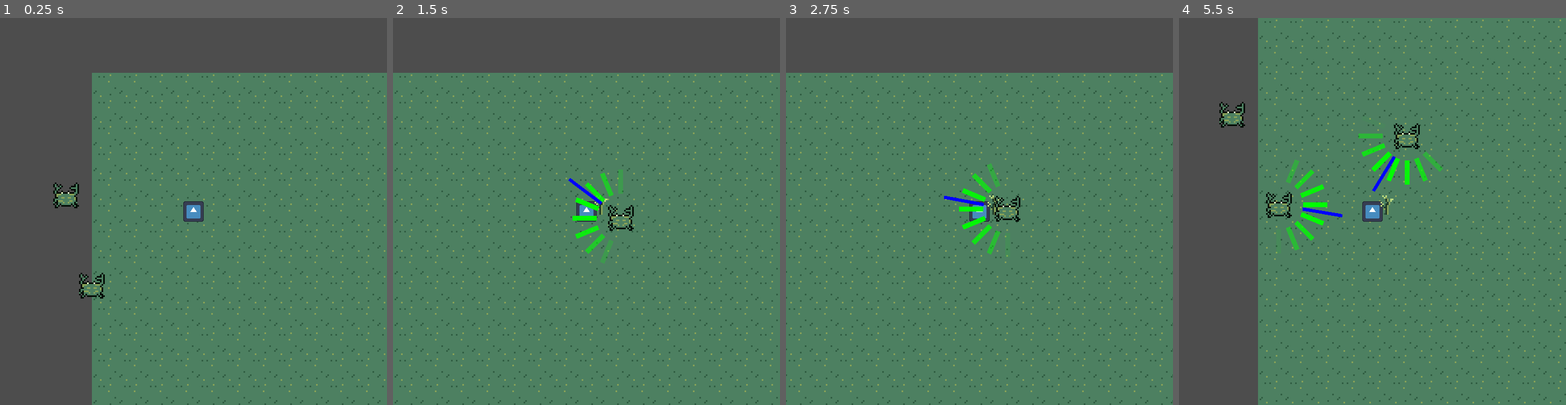
Above: before the commit, frames 1-4 (left to right).
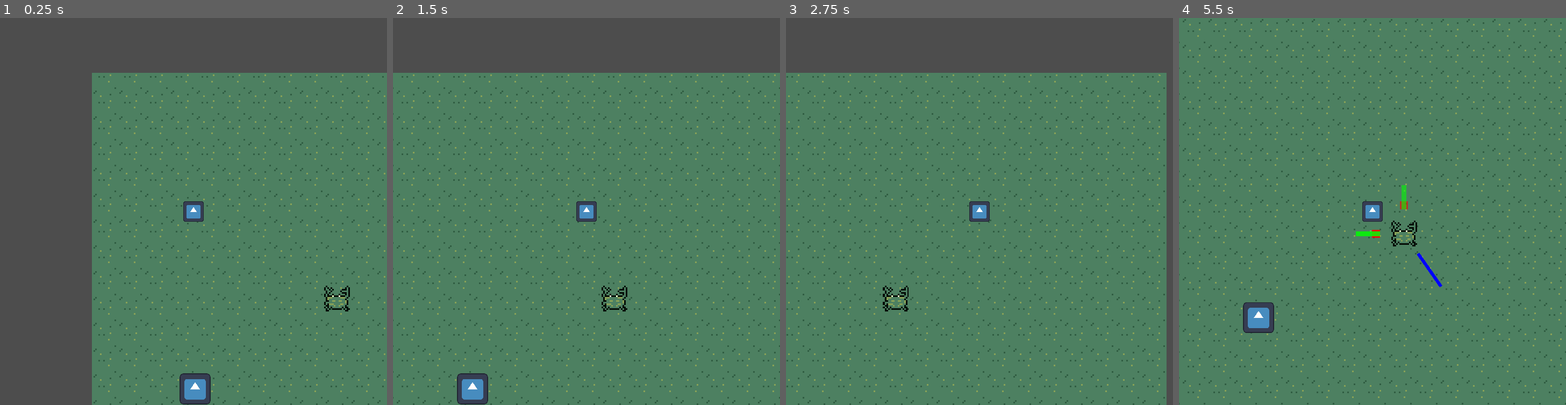
Above: after the commit, the same moments.

Repository: michaelwiest/godot-noah-game
Game: Godot game, scene res://scenes/main.tscn
The game is run twice, just before and just after one commit, with the same random seed, the same clock (stepped at 60 frames per second) and the same inputs. The engine's default icon, where the game draws it, is replaced by a stand-in: a white triangle on a blue panel in a dark square.
Inputs (mouse positions are in pixels of both pictures, inside the frame that each line leads up to):
- Up to frame 1 (0.25 s): no input
- Up to frame 2 (1.5 s): tap Enter (ui_accept) at 0.5, 0.6, 0.77, 1.07 s; move the mouse to (671, 192) at 0.52 s; hold Right (ui_right) 0.53-1.25 s; click (671, 192) at 0.67 s; drag from (509, 230) to (586, 211) at 1.27 s
- Up to frame 3 (2.75 s): move the mouse to (1018, 126) at 2.02 s; hold Right (ui_right) from 2.03 s (still down); tap Enter (ui_accept) at 2.1 s
- Up to frame 4 (5.5 s): release Right (ui_right) at 2.75 s; drag from (1353, 288) to (1399, 207) at 2.77 s; move the mouse to (1488, 269) at 3.52 s; hold Left (ui_left) 3.53-4.25 s; tap Enter (ui_accept) at 3.6, 3.77, 4.07, 5.1 s; drag from (1256, 153) to (1484, 199) at 4.27 s; move the mouse to (1391, 211) at 5.02 s; hold Down (ui_down) from 5.03 s (still down); click (1391, 211) at 5.17 s

The runs differ from the first frame. In frame 1, 1.4% of the frame differs, in the area x 13-91%, y 42-100%; in frame 2, 7.6%; in frame 3, 8.3%; in frame 4, 28%, in the area x 0-100%, y 0-100%.
Error after the commit: Invalid call. Nonexistent function 'use' in base 'Node2D (stick.gd)'. (res://scripts/World.gd:13)

Commit message:
raycast working?

Diff:
--- /dev/null
+++ b/game/scenes/enemies/TargetLooker.tscn
@@ -0,0 +1,9 @@
+[gd_scene load_steps=2 format=3 uid="uid://k2fjw5ni3k4l"]
+
+[ext_resource type="Script" path="res://scripts/enemies/TargetLooker.gd" id="1_o1tir"]
+
+[node name="TargetLooker" type="Node2D"]
+script = ExtResource("1_o1tir")
+
+[node name="RayCast2D" type="RayCast2D" parent="."]
+collision_mask = 133
--- a/game/scenes/enemies/crab/Crab.tscn
+++ b/game/scenes/enemies/crab/Crab.tscn
@@ -1,8 +1,9 @@
-[gd_scene load_steps=9 format=3 uid="uid://dl27yhnnxxnq4"]
+[gd_scene load_steps=10 format=3 uid="uid://dl27yhnnxxnq4"]
 
 [ext_resource type="PackedScene" uid="uid://drt7464ggh317" path="res://scenes/enemies/Enemy.tscn" id="1_xu68e"]
 [ext_resource type="Shader" path="res://shaders/blink_white.gdshader" id="2_db7b7"]
 [ext_resource type="Texture2D" uid="uid://dp53enc6h0tyk" path="res://assets/animals/crab.png" id="2_lj56k"]
+[ext_resource type="PackedScene" uid="uid://coq3fu840y45p" path="res://scenes/core/weapon.tscn" id="4_kj0yl"]
 
 [sub_resource type="ShaderMaterial" id="ShaderMaterial_o2ce5"]
 resource_local_to_scene = true
@@ -50,6 +51,9 @@
 shape = SubResource("CapsuleShape2D_m0k37")
 debug_color = Color(0, 0.6, 0.701961, 0.419608)
 
+[node name="TargetComputer" parent="." index="7"]
+n_candidates = 4
+
 [node name="AvoidDetector" parent="TargetComputer" index="0"]
 collision_layer = 0
 collision_mask = 129
@@ -63,7 +67,14 @@
 shape = SubResource("RectangleShape2D_rya1g")
 debug_color = Color(0.560784, 0.54902, 0.329412, 0.419608)
 
+[node name="TargetLooker" parent="." index="8"]
+length = 50
+
+[node name="Weapon" parent="." index="9" instance=ExtResource("4_kj0yl")]
+
 [editable path="hurtbox"]
 [editable path="TargetComputer"]
 [editable path="TargetComputer/AvoidDetector"]
 [editable path="TargetComputer/TargetDetector"]
+[editable path="TargetLooker"]
+[editable path="Weapon"]
--- a/game/scenes/enemies/urchin/urchin.tscn
+++ b/game/scenes/enemies/urchin/urchin.tscn
@@ -27,6 +27,9 @@
 [node name="AvoidDetector" parent="TargetComputer" index="0" instance=ExtResource("5_4hln8")]
 is_attractor = false
 
+[node name="TargetLooker" parent="." index="8"]
+enabled = false
+
 [connection signal="body_entered" from="TargetComputer/AvoidDetector" to="TargetComputer/AvoidDetector" method="_on_body_entered" flags=18]
 [connection signal="body_exited" from="TargetComputer/AvoidDetector" to="TargetComputer/AvoidDetector" method="_on_body_exited" flags=18]
 
--- a/game/scenes/main.tscn
+++ b/game/scenes/main.tscn
@@ -5,6 +5,7 @@
 [ext_resource type="Texture2D" uid="uid://dba8mndptc85g" path="res://assets/environment/sand.png" id="2_m1ov6"]
 [ext_resource type="PackedScene" uid="uid://0q6qet3iwckw" path="res://scenes/weapons/stick/stick.tscn" id="4_0iofd"]
 [ext_resource type="Shader" path="res://shaders/blink_white.gdshader" id="4_s65n4"]
+[ext_resource type="PackedScene" uid="uid://yfdxfemgn1e1" path="res://scenes/enemies/urchin/urchin.tscn" id="6_is17o"]
 [ext_resource type="PackedScene" uid="uid://dl27yhnnxxnq4" path="res://scenes/enemies/crab/Crab.tscn" id="6_npkop"]
 
 [sub_resource type="ShaderMaterial" id="ShaderMaterial_mfsmm"]
@@ -13,11 +14,6 @@
 shader_parameter/show = false
 
 [sub_resource type="CircleShape2D" id="CircleShape2D_h6d5h"]
-
-[sub_resource type="ShaderMaterial" id="ShaderMaterial_8llaa"]
-resource_local_to_scene = true
-shader = ExtResource("4_s65n4")
-shader_parameter/show = false
 
 [node name="World" type="Node2D"]
 script = ExtResource("1_cky74")
@@ -44,52 +40,14 @@
 
 [node name="stick" parent="Player" instance=ExtResource("4_0iofd")]
 position = Vector2(9, -3)
+stops_movment = false
+equipable_slots = 0
+
+[node name="Urchin" parent="." instance=ExtResource("6_is17o")]
+position = Vector2(-88, 56)
 
 [node name="Crab" parent="." instance=ExtResource("6_npkop")]
-position = Vector2(40, -40)
-
-[node name="Sprite2D" parent="Crab" index="0"]
-material = SubResource("ShaderMaterial_8llaa")
-use_parent_material = true
-
-[node name="TargetComputer" parent="Crab" index="7"]
-n_candidates = 16
-
-[node name="Crab3" parent="." instance=ExtResource("6_npkop")]
-position = Vector2(-152, -8)
-
-[node name="Sprite2D" parent="Crab3" index="0"]
-material = SubResource("ShaderMaterial_8llaa")
-use_parent_material = true
-
-[node name="TargetComputer" parent="Crab3" index="7"]
-n_candidates = 16
-
-[node name="Crab2" parent="." instance=ExtResource("6_npkop")]
-position = Vector2(-168, -64)
-
-[node name="Sprite2D" parent="Crab2" index="0"]
-material = SubResource("ShaderMaterial_8llaa")
-use_parent_material = true
-
-[node name="TargetComputer" parent="Crab2" index="7"]
-n_candidates = 16
 
 [connection signal="move_player" from="Player/stick" to="Player" method="_on_stick_move_player"]
 
 [editable path="Player"]
-[editable path="Crab"]
-[editable path="Crab/hurtbox"]
-[editable path="Crab/TargetComputer"]
-[editable path="Crab/TargetComputer/AvoidDetector"]
-[editable path="Crab/TargetComputer/TargetDetector"]
-[editable path="Crab3"]
-[editable path="Crab3/hurtbox"]
-[editable path="Crab3/TargetComputer"]
-[editable path="Crab3/TargetComputer/AvoidDetector"]
-[editable path="Crab3/TargetComputer/TargetDetector"]
-[editable path="Crab2"]
-[editable path="Crab2/hurtbox"]
-[editable path="Crab2/TargetComputer"]
-[editable path="Crab2/TargetComputer/AvoidDetector"]
-[editable path="Crab2/TargetComputer/TargetDetector"]
--- a/game/scripts/World.gd
+++ b/game/scripts/World.gd
@@ -10,4 +10,4 @@
 # Hack for now before having equipment associated with the player
 func _process(delta):
 	if Input.is_action_just_pressed("ui_accept"):
-		stick.use0()
+		stick.use()
--- a/game/scripts/enemies/Enemy.gd
+++ b/game/scripts/enemies/Enemy.gd
@@ -2,8 +2,10 @@
 class_name Enemy
 
 @onready var target_computer: Node2D = $TargetComputer
+@onready var target_looker: Node2D = $TargetLooker
 @onready var target_position: Vector2 = global_position
 @onready var target_direction: Vector2 = Vector2.ZERO
+@onready var facing_direction: Vector2 = Vector2.RIGHT
 
 func _ready():
 	# Annoyingly this isn't inheriting from parent class?
@@ -12,15 +14,24 @@
 	target_computer.set_ignored_body(self)
 
 
+func _set_rotation():
+	"""We aren't rotation the class itself so rotate relevant sub-children."""
+	if target_direction != Vector2.ZERO:
+		facing_direction = target_direction
+		target_looker.rotation = facing_direction.angle()
+
 func at_destination(delta):
 	# This should be cleaner / not such an obvious hack.
-	return global_position.distance_to(target_position) <= 16 # (max_speed * delta) / 100
+	return global_position.distance_to(target_position) <= 16
+
+func targetting_process():
+	target_direction = target_computer.compute_target_direction(global_position)
+	_set_rotation()
 
 func _process(delta):
 	# Right now there is no notion if the Enemy is at its destination. Fine.
-	target_direction = target_computer.compute_target_direction(global_position)
+	targetting_process()
 	if target_direction != Vector2.ZERO:
-		at_destination(delta)
 		target_position = global_position + target_direction * 50
 		velocity = velocity.move_toward(target_direction * max_speed,
 										acceleration)
--- a/game/scripts/enemies/TargetComputer.gd
+++ b/game/scripts/enemies/TargetComputer.gd
@@ -124,7 +124,6 @@
 	else:
 		repel_weight = 0
 		zero_repel_weights()
-
 	if not has_attract and not has_repel:
 		return Vector2.ZERO
 	var combined_scores: Array = shape_weight_vectors(attract_scores, repel_scores)
--- /dev/null
+++ b/game/scripts/enemies/TargetLooker.gd
@@ -0,0 +1,34 @@
+extends Node2D
+
+@export var length: int = 100
+@export var angle_window_degrees: int = 30
+@export var n_rays: int = 5
+@export var enabled: bool = true
+@onready var ray_cast: RayCast2D = $RayCast2D
+@onready var ray_coordinates: Array[Vector2]
+@onready var target
+
+
+func _ready():
+	ray_cast.target_position = Vector2(length, 0)
+	_precompute_ray_angles()
+
+
+func _precompute_ray_angles():
+	var ray_degrees: float = deg_to_rad(angle_window_degrees / n_rays)
+	var start_angle: float = -1 * deg_to_rad(angle_window_degrees / 2)
+	for i in n_rays:
+		var cast_vector: Vector2 = length * Vector2.RIGHT.rotated(start_angle + (i * ray_degrees))
+		ray_coordinates.append(cast_vector)
+
+func check_for_target(delta):
+	if enabled:
+		for ray_i in ray_coordinates:
+			ray_cast.target_position = ray_i
+			ray_cast.force_raycast_update()
+			if ray_cast.is_colliding():
+				target = ray_cast.get_collider()
+				break
+
+func _physics_process(delta):
+	check_for_target(delta)
